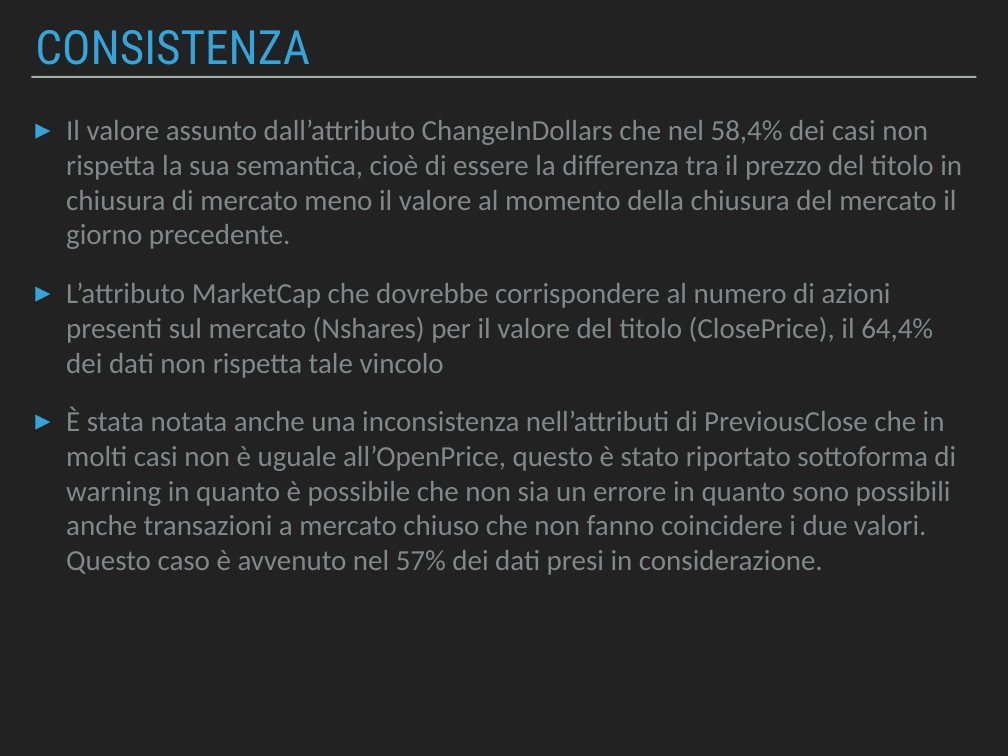
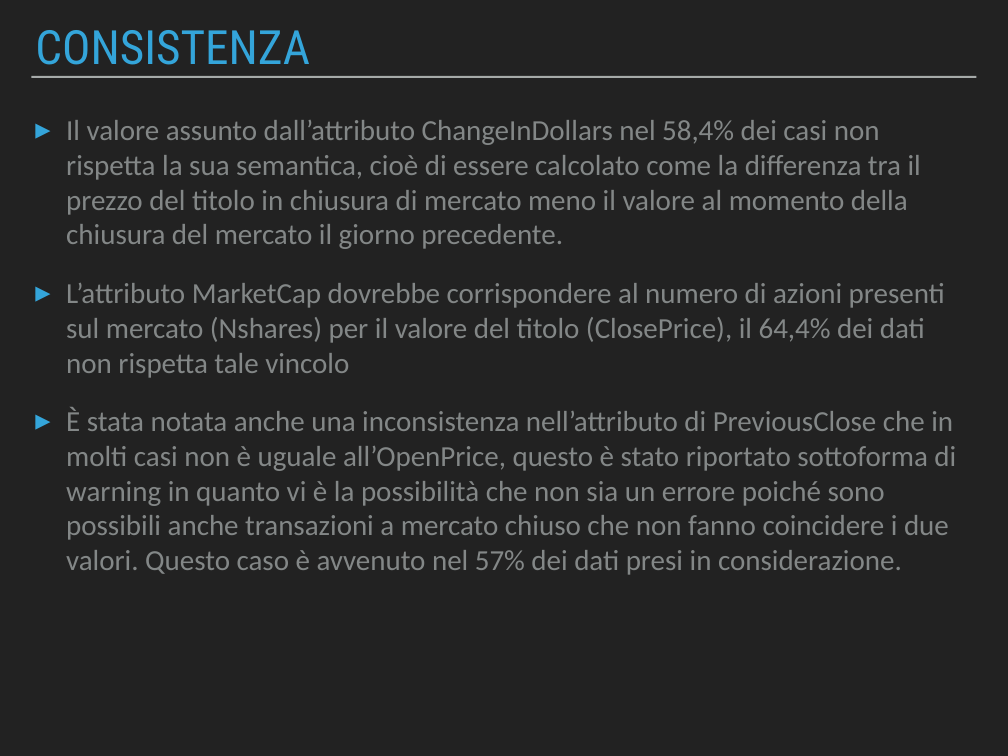
Before and after one commit to Beltra97/Unimib_ArchitettureDati, a slide deck: slide 12 of PresentazionePowerPoint.pptx. Drawn at 1008x756 pixels with LibreOffice and Linux fonts; fonts in the diff are those of the drawing. Boxes give left, top, right and bottom in pixels: in the first picture for what was removed or moved away, otherwise in the second. Text is boxed around its words. In the diff, an @@ line names an element or a change of style, - is before the commit and + after.

```diff
--- a/PresentazionePowerPoint.pptx
+++ b/PresentazionePowerPoint.pptx
@@ text at <box>66,120,956,575</box>: text changed @@
-▸ Il valore assunto dall’attributo ChangeInDollars che nel 58,4% dei casi non rispetta la sua semantica, cioè di essere la differenza tra il prezzo del titolo in chiusura di mercato meno il valore al momento della chiusura del mercato il giorno precedente.
-▸ L’attributo MarketCap che dovrebbe corrispondere al numero di azioni presenti sul mercato (Nshares) per il valore del titolo (ClosePrice), il 64,4% dei dati non rispetta tale vincolo
-▸ È stata notata anche una inconsistenza nell’attributi di PreviousClose che in molti casi non è uguale all’OpenPrice, questo è stato riportato sottoforma di warning in quanto è possibile che non sia un errore in quanto sono possibili anche transazioni a mercato chiuso che non fanno coincidere i due valori. Questo caso è avvenuto nel 57% dei dati presi in considerazione.
+▸ Il valore assunto dall’attributo ChangeInDollars nel 58,4% dei casi non rispetta la sua semantica, cioè di essere calcolato come la differenza tra il prezzo del titolo in chiusura di mercato meno il valore al momento della chiusura del mercato il giorno precedente.
+▸ L’attributo MarketCap dovrebbe corrispondere al numero di azioni presenti sul mercato (Nshares) per il valore del titolo (ClosePrice), il 64,4% dei dati non rispetta tale vincolo
+▸ È stata notata anche una inconsistenza nell’attributo di PreviousClose che in molti casi non è uguale all’OpenPrice, questo è stato riportato sottoforma di warning in quanto vi è la possibilità che non sia un errore poiché sono possibili anche transazioni a mercato chiuso che non fanno coincidere i due valori. Questo caso è avvenuto nel 57% dei dati presi in considerazione.
```
Also in this commit, not shown: 10 other slides changed, 1 other file.
